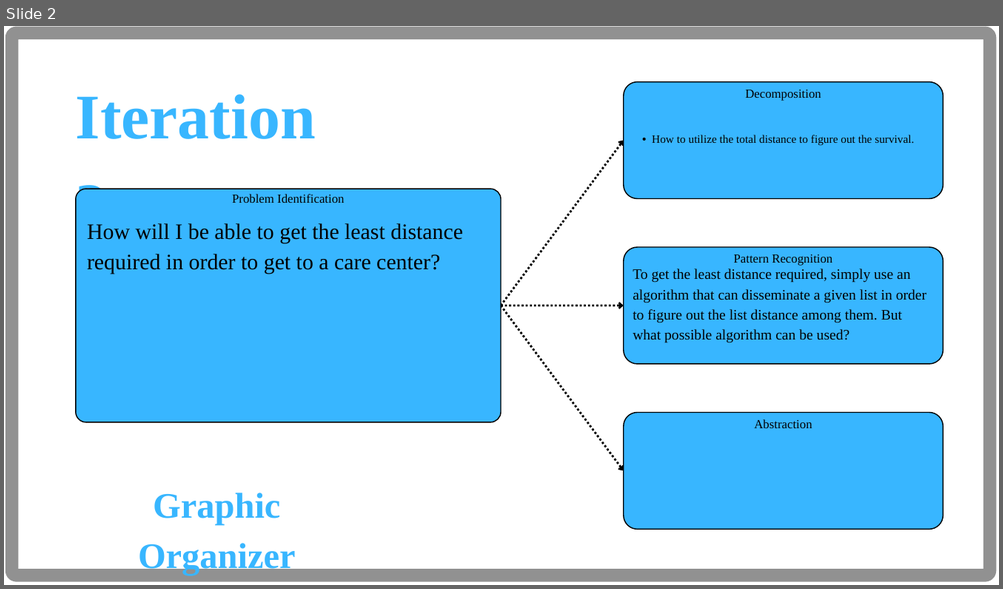
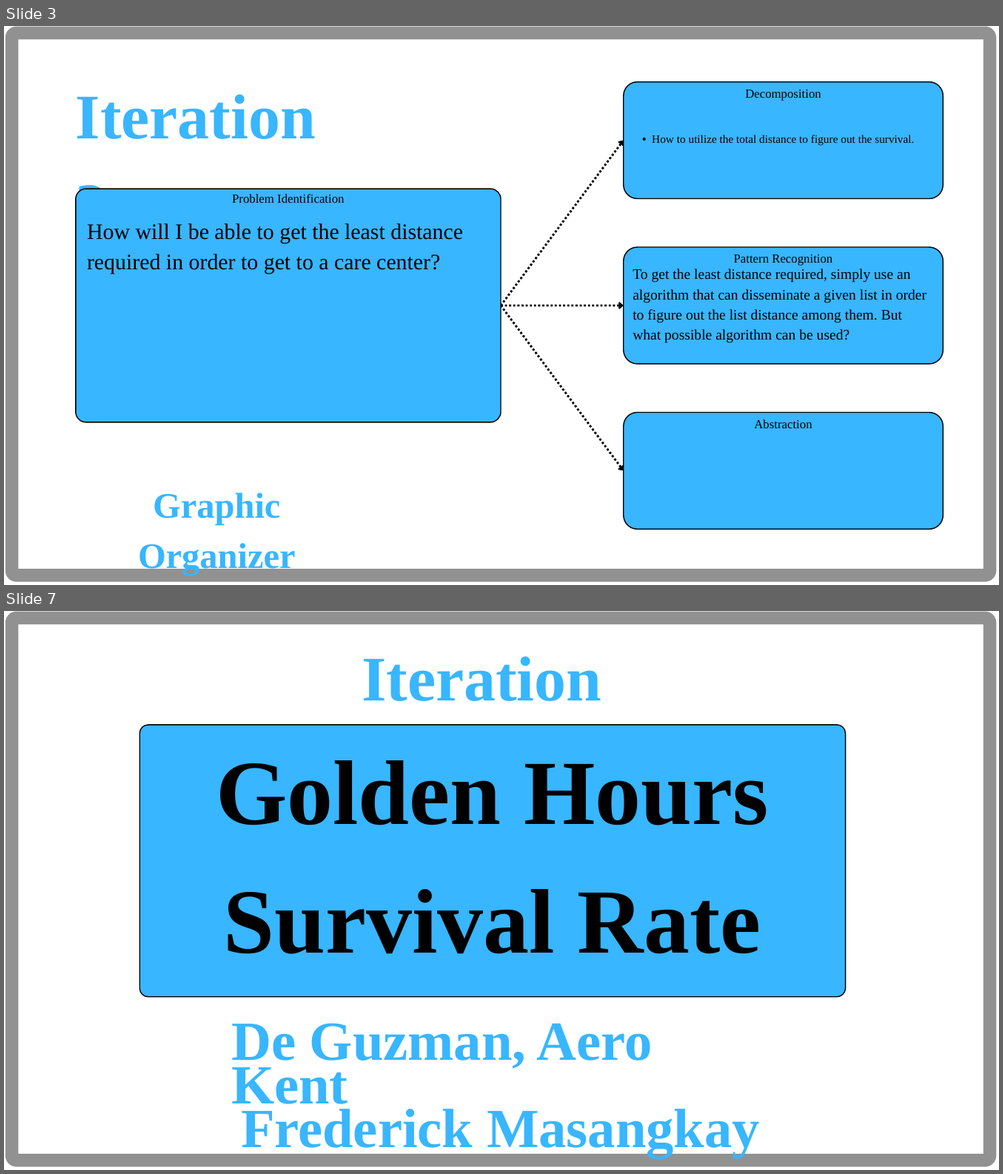
Before and after one commit to Aero-Kent-De-Guzman/CPE311-CPE22S3, a slide deck: Case Study 1/Case Study - CPE22S3 - Pathway 301.pptx. Shown one above the other, each under a label of ours: slide 2 before the commit, slides 3 and 7 after it; the slides between them are not shown. The pictures are 1003x589 and 1003x1174 pixels, drawn with LibreOffice and Linux fonts; fonts in the diff are those of the drawing. Boxes give left, top, right and bottom in pixels: in the first picture for what was removed or moved away, otherwise in the second. Text is boxed around its words. In the diff, an @@ line names an element or a change of style, - is before the commit and + after.

```diff
--- a/Case Study 1/Case Study - CPE22S3 - Pathway 301.pptx
+++ b/Case Study 1/Case Study - CPE22S3 - Pathway 301.pptx
@@ slide 7 added at [4,611,999,1170], background #FFFFFF @@
@@ freeform shape added at [12,618,990,1161], fill #FFFFFF, outline #919191 18.75 pt @@
@@ text added at [361,656,601,801], 92 pt, text #38B6FF, bold @@
+Iteration 0
@@ freeform shape added at [139,725,845,997], fill #38B6FF, outline #000000 1.5 pt @@
@@ text added at [216,760,768,954], 132.8 pt, text #000000, bold @@
+Golden Hours Survival Rate
@@ text added at [231,1023,760,1159], 80 pt, text #38B6FF, bold @@
+De Guzman, Aero Kent
+Frederick Masangkay
@@ what was slide 2 is now slide 3 @@
```
Also in this commit, not shown: 4 slides changed, 1 other slide added, 1 other file.
